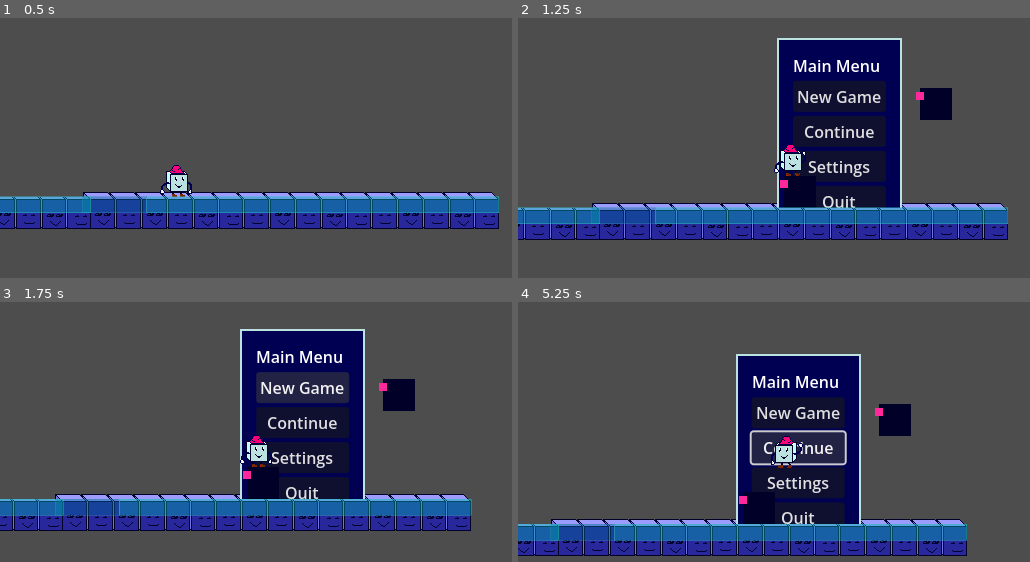
Above: before the commit, frames 1-4 (two rows, left to right).
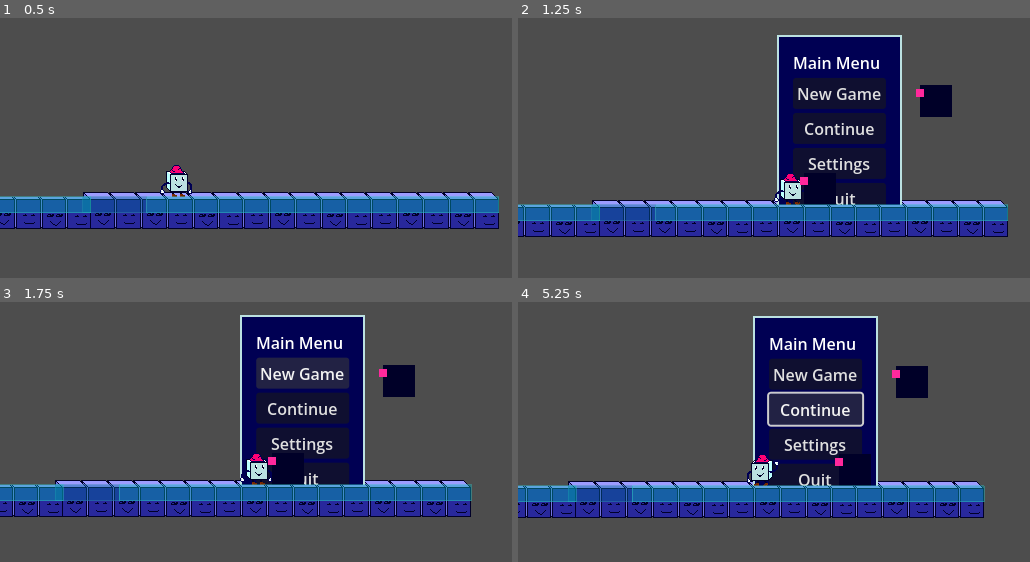
Above: after the commit, the same moments.

Repository: Doomn00b/Kewb
Game: Godot game, scene res://scenes/main.tscn
The game is run twice, just before and just after one commit, with the same random seed, the same clock (stepped at 60 frames per second) and the same inputs. The engine's default icon, where the game draws it, is replaced by a stand-in: a white triangle on a blue panel in a dark square.
Inputs:
- Up to frame 1 (0.5 s): no input
- Up to frame 2 (1.25 s): tap Enter (ui_accept) at 0.5 s; hold Right (move_forward) from 0.53 s (still down); tap Z (attack) at 0.6 s; tap Space (jump) at 0.77 s
- Up to frame 3 (1.75 s): release Right (move_forward) at 1.25 s; click "New Game" at 1.25 s
- Up to frame 4 (5.25 s): click "New Game" at 2 s; click "Continue" at 2.75 s; click "Continue" at 3.5 s; hold Right (move_forward) 4.28-5.03 s; tap Z (attack) at 4.35 s; tap Space (jump) at 4.52 s; hold Left (move_back) from 5.03 s (still down); hold X (charge) from 5.03 s (still down)

Frame 1 is identical in both runs. In frame 2, 11% of the frame differs, in the area x 0-96%, y 6-86%; in frame 3, 25%; in frame 4, 40%, in the area x 0-92%, y 5-98%.

Commit message:
take damage function created in place of hurt zones

Diff:
--- a/characters/Enemies/enemy.gd
+++ b/characters/Enemies/enemy.gd
@@ -6,8 +6,8 @@
 
 @export var Nmyspeed: int = 200 #We make a new variable: Enemy Speed, which is an Int with 200 as standard value.
 @export var NmyDmgArea: Area2D #We will store our NmyDmgArea here. (it's an Area2D)
-@export var NmyHurtArea: Area2D #This
-
+#@export var NmyHurtArea: Area2D #This
+@export var base_damage : int = 1
 static var enemies_spawned : int = 0 #This variable determines how many enemies have spawned.
 
 const NMYMAX_HEALTH = 10 #We make a new constant that defines the enemy has health.
@@ -28,18 +28,15 @@
 	enemies_spawned += 1 #When we start the scene, enemy-count will go up.
 
 	NmyDmgArea.body_entered.connect(_on_pbody_ent_dmg) #Connecting Give-Damage-area.
-	NmyDmgArea.body_exited.connect(_on_pbody_exi_dmg)
-	NmyHurtArea.area_entered.connect(_on_pfist_ent_hurt) #Connecting Get-Hurt-area
-	NmyHurtArea.area_exited.connect(_on_pfist_exi_hurt)
+	#NmyDmgArea.body_exited.connect(_on_pbody_exi_dmg)
+	#NmyHurtArea.area_entered.connect(_on_pfist_ent_hurt) #Connecting Get-Hurt-area
+	#NmyHurtArea.area_exited.connect(_on_pfist_exi_hurt)
 
 	atk_raycast = $FlipNmy/NmyAtkRC #We give the raycast-object (from the node-tree) to our nmy-raycast variable.
 
 	edge_rayL = $FlipNmy/NmyEdgeL #Give the variable the left edge ray-cast
 	edge_rayR = $FlipNmy/NmyEdgeR #Give the variable the Right edge ray-cast
 
-# Called every frame. 'delta' is the elapsed time since the previous frame.
-func _process(delta: float) -> void:
-	pass
 
 
 func _physics_process(delta: float) -> void:
@@ -49,7 +46,7 @@
 	#_on_raydetect(atk_raycast)
 	#_on_notdetect(atk_raycast)
 	#End check
-	_attack_player(delta)
+	_rush_player(delta)
 	#Detect damages
 	#_on_pbody_ent_dmg()
 	#_on_pbody_exi_dmg()
@@ -58,7 +55,7 @@
 	move_and_slide()
 
 
-func _attack_player(delta : float):
+func _rush_player(_delta : float):
 	#Guardclause, to prevent attacking without player.
 	if playerChr == null or GameManager.instance.is_game_over == true: #But if there is no player and game is over, then...
 		print_debug("Player is dead, Enemy won't attack.")
@@ -92,7 +89,7 @@
 		return #...don't do anything. (no gravity-application)
 
 
-func _input(event: InputEvent) -> void:
+func _input(_event: InputEvent) -> void:
 	pass
 
 #Detecting the player, to chase them.
@@ -112,43 +109,51 @@
 			#player_chase = false #And make it clear we're chasing the player.
 			#print_debug("Lost target.")
 ##END Detecting the player.
+func take_damage(damage : int):
+	health -= damage #Enemy's health decreases by 5, per punch that connects.
+	print("Enemy Took Damage!")
+	if health <= 0: #If the enemy is out of health, he dies.
+		queue_free() #We free the enemy from memory... we destroy it.
+		print("Something killed the Cube-enemy!")
 
 #Giving damage to player.
 func _on_pbody_ent_dmg(node : Node2D) -> void:
-	if node.is_in_group("playerGroup"): #If the body that entered the Area is in the Player-group...
-		print_debug("We can damage player.")
-	else:
-		return
+	if node is Player:
+		node.take_damage(base_damage)
+	#if node.is_in_group("playerGroup"): #If the body that entered the Area is in the Player-group...
+		#print_debug("We can damage player.")
+	#else:
+		#return
 
-func _on_pbody_exi_dmg(node : Node2D) -> void:
-		#Stop damaging player.
-	if node.is_in_group("playerGroup"):
-		print_debug("Can't hurt player any more.")
-	else:
-		return
+#func _on_pbody_exi_dmg(node : Node2D) -> void:
+		##Stop damaging player.
+	#if node.is_in_group("playerGroup"):
+		#print_debug("Can't hurt player any more.")
+	#else:
+		#return
 #END Damaging player.
 
 #Getting HURT BY the player.
-func _on_pfist_ent_hurt(node : Area2D) -> void:
-	if node.is_in_group("playerDmgGroup"):
-		_nmy_gethurt()
-		print_debug("Enemy got hurt!")#
-
-func _on_pfist_exi_hurt(node : Area2D) -> void:
-	if node.is_in_group("playerDmgGroup"):
+#func _on_pfist_ent_hurt(node : Area2D) -> void:
+	#if node.is_in_group("playerDmgGroup"):
+		##_nmy_gethurt()
+		#print_debug("Enemy got hurt!")#
+		#
+#func _on_pfist_exi_hurt(node : Area2D) -> void:
+	#if node.is_in_group("playerDmgGroup"):
 		pass #Write way to stop getting hurt by player.
 
-#This is only supposed to run when the player is in range of hurting us.
-func _nmy_gethurt():
-	if Input.is_action_just_pressed("attack"): #If the player attacks...
-		#AND it's the player-damage zone that hits us...
-		health -= 5 #Enemy's health decreases by 5, per punch that connects.
-		print("Got punched by the Player!")
-		if health <= 0: #If the enemy is out of health, he dies.
-			queue_free() #We free the enemy from memory... we destroy it.
-			print("Something killed the Cube-enemy!")
-			#Increase score when enemy dies.
-			#GameState.increase_score(10)
+##This is only supposed to run when the player is in range of hurting us.
+#func _nmy_gethurt():
+	#if Input.is_action_just_pressed("attack"): #If the player attacks...
+		##AND it's the player-damage zone that hits us...
+		#health -= 5 #Enemy's health decreases by 5, per punch that connects.
+		#print("Got punched by the Player!")
+		#if health <= 0: #If the enemy is out of health, he dies.
+			#queue_free() #We free the enemy from memory... we destroy it.
+			#print("Something killed the Cube-enemy!")
+			##Increase score when enemy dies.
+			##GameState.increase_score(10)
 #END getting hurt.
 
 func setup_enemy(pos : Vector2 = Vector2.ZERO): #A function that readies the enemy's properties in a level.
--- a/characters/Enemies/enemy_cube.tscn
+++ b/characters/Enemies/enemy_cube.tscn
@@ -13,13 +13,12 @@
 [sub_resource type="RectangleShape2D" id="RectangleShape2D_e7fn0"]
 size = Vector2(25, 34)
 
-[node name="EnemyCube" type="CharacterBody2D" unique_id=2049833632 node_paths=PackedStringArray("NmyDmgArea", "NmyHurtArea") groups=["enemyGroup"]]
+[node name="EnemyCube" type="CharacterBody2D" unique_id=2049833632 node_paths=PackedStringArray("NmyDmgArea") groups=["enemyGroup"]]
 z_index = 1
 y_sort_enabled = true
-collision_layer = 3
+collision_layer = 2
 script = ExtResource("1_fqm6r")
 NmyDmgArea = NodePath("FlipNmy/NmyDmgArea")
-NmyHurtArea = NodePath("FlipNmy/NmyHurtArea")
 metadata/_edit_group_ = true
 
 [node name="NmyCTimer" type="Timer" parent="." unique_id=1133709180]
@@ -41,6 +40,8 @@
 texture = ExtResource("3_ivb5h")
 
 [node name="NmyDmgArea" type="Area2D" parent="FlipNmy" unique_id=389465481 groups=["enemyDmgGroup"]]
+collision_layer = 0
+collision_mask = 4
 
 [node name="NmyDmgZone" type="CollisionShape2D" parent="FlipNmy/NmyDmgArea" unique_id=485172445 groups=["enemyDmgGroup"]]
 position = Vector2(-14.5, -3)
@@ -48,8 +49,10 @@
 debug_color = Color(0.90518546, 0.17105508, 0.6280246, 0.41960785)
 
 [node name="NmyHurtArea" type="Area2D" parent="FlipNmy" unique_id=340083749 groups=["enemyGroup"]]
+visible = false
 
 [node name="NmyHurtZone" type="CollisionShape2D" parent="FlipNmy/NmyHurtArea" unique_id=1600605225 groups=["enemyGroup"]]
+visible = false
 position = Vector2(4.5, 0)
 shape = SubResource("RectangleShape2D_e7fn0")
 debug_color = Color(0.2798203, 0.55712515, 0.804408, 0.41960785)
--- a/characters/Player/fist.gd
+++ b/characters/Player/fist.gd
@@ -1,17 +1,19 @@
 extends Area2D
 
-@export var speed: int = 200 #We create a new variable to define the speed. Pixels per second. It's visible in the editor.
-
-func _process(_delta):
+@export var speed : int = 200 #We create a new variable to define the speed. Pixels per second. It's visible in the editor.
+@export var damage : int = 5
 
 	#The position of the laser on the y-axis is based on our speed-variable.
-	self.position.x += speed * _delta #We make the position change independent of the frame-rate.
+	#self.position.x += speed * _delta #We make the position change independent of the frame-rate.
 
 #Pseudo-code: touches Enemy, destroys self and enemy.
 
 
-func _on_area_entered(_enemyArea: Area2D) -> void:
+func _on_body_entered(_enemy : Node2D) -> void:
 	print("Punched an enemy!") # Message to make sure the fist-collision happens.
+	if _enemy is Enemy:
+		_enemy.take_damage(damage)
 	#If it hit an enemy.
-	if _enemyArea.is_in_group("enemyGroup"): #If the object is tagged with _enemyArea and is a part of the tag-group enemyGroup, then...
-		self.queue_free() #We remove the laser from memory, we destroy it.
+
+	#if _enemyArea.is_in_group("enemyGroup"): #If the object is tagged with _enemyArea and is a part of the tag-group enemyGroup, then...
+		#self.queue_free() #We remove the laser from memory, we destroy it.
--- a/characters/Player/fist.tscn
+++ b/characters/Player/fist.tscn
@@ -6,9 +6,9 @@
 [sub_resource type="RectangleShape2D" id="RectangleShape2D_xnp1h"]
 size = Vector2(9, 6)
 
-[node name="Area2D" type="Area2D" unique_id=319108046 groups=["playerDmgGroup"]]
-collision_layer = 4
-collision_mask = 4
+[node name="Fist" type="Area2D" unique_id=319108046 groups=["playerDmgGroup"]]
+collision_layer = 0
+collision_mask = 2
 script = ExtResource("1_1mvdj")
 
 [node name="Sprite2D" type="Sprite2D" parent="." unique_id=1180202436]
@@ -17,3 +17,5 @@
 [node name="FistDMGzone" type="CollisionShape2D" parent="." unique_id=169405028 groups=["playerDmgGroup"]]
 position = Vector2(0.5, 0)
 shape = SubResource("RectangleShape2D_xnp1h")
+
+[connection signal="body_entered" from="." to="." method="_on_body_entered"]
--- a/characters/Player/player.gd
+++ b/characters/Player/player.gd
@@ -72,7 +72,7 @@
 	#We set the direction the player is facing, at the start of the game (to be right).
 	current_direction = -1
 
-func _input(event: InputEvent) -> void:
+func _input(_event: InputEvent) -> void:
 	#Below, we create a variable that determines the direction of the player, based on the
 	#input from our movement-actions.
 	move_dir.x = Input.get_axis("move_back", "move_forward")
@@ -105,7 +105,7 @@
 	if fist_time.is_stopped(): #If the player presses the attack-action, then...
 		#And the fist-timer has run out...
 		var fist = fist_tscn.instantiate() #Instantiate the fist.
-		self.add_child(fist)
+		%FistPoint.add_child(fist)
 		fist_time.start()
 		await fist_time.timeout
 		fist.queue_free()
@@ -198,15 +198,22 @@
 		return #...don't do anything. (no gravity-application)
 
 #The below is for killing the player.
-func _on_detection_area_entered(_enemyArea: Area2D) -> void:
-	if _enemyArea.is_in_group("enemyDmgGroup"):
-		health -= 1 #Player's health decreases according to variable, per punch that connects.
-		print("Got punched by the Enemy!")
-		if health <= 0: #If you run out of health, or if it goes negative, then...
-			self.queue_free() #...destroy the Player by removing from memory.
-			print_debug("Player died.")
-			GameManager.instance.is_game_over = true #Error if not run from Main, expected
-
+#func _on_detection_area_entered(_enemyArea: Area2D) -> void:
+	#if _enemyArea.is_in_group("enemyDmgGroup"):
+		#health -= 1 #Player's health decreases according to variable, per punch that connects.
+		#print("Got punched by the Enemy!")
+		#if health <= 0: #If you run out of health, or if it goes negative, then...
+			#self.queue_free() #...destroy the Player by removing from memory.
+			#print_debug("Player died.")
+			#GameManager.instance.is_game_over = true #Error if not run from Main, expected
+
+func take_damage(damage : int):
+	health -= damage #Player's health decreases according to variable, per punch that connects.
+	print("Player Took Damage!")
+	if health <= 0: #If you run out of health, or if it goes negative, then...
+		self.queue_free() #...destroy the Player by removing from memory.
+		print_debug("Player died.")
+		GameManager.instance.is_game_over = true
 
 #Code to flip the character when walking.
 func _flip():
--- a/characters/Player/player.tscn
+++ b/characters/Player/player.tscn
@@ -141,10 +141,12 @@
 metadata/_edit_group_ = true
 
 [node name="PlayerHurtArea" type="Area2D" parent="." unique_id=263225864 groups=["playerGroup"]]
+visible = false
 collision_layer = 5
 collision_mask = 5
 
 [node name="PlayerHurtZone" type="CollisionShape2D" parent="PlayerHurtArea" unique_id=331019338 groups=["playerGroup"]]
+visible = false
 shape = SubResource("RectangleShape2D_8gp0o")
 
 [node name="CollisionShape2D" type="CollisionShape2D" parent="." unique_id=64264918]
@@ -166,6 +168,10 @@
 hframes = 5
 frame = 1
 
+[node name="FistPoint" type="Marker2D" parent="Flip" unique_id=1280658925]
+unique_name_in_owner = true
+position = Vector2(20, 0)
+
 [node name="Camera2D" type="Camera2D" parent="." unique_id=2040663807]
 offset = Vector2(80, -40)
 process_callback = 0
